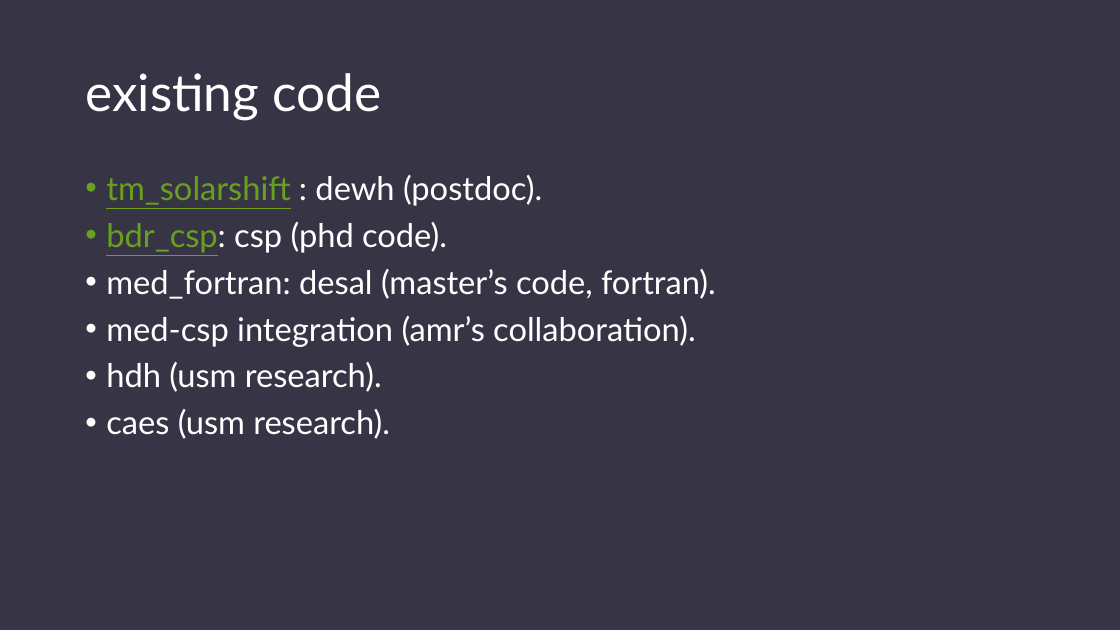
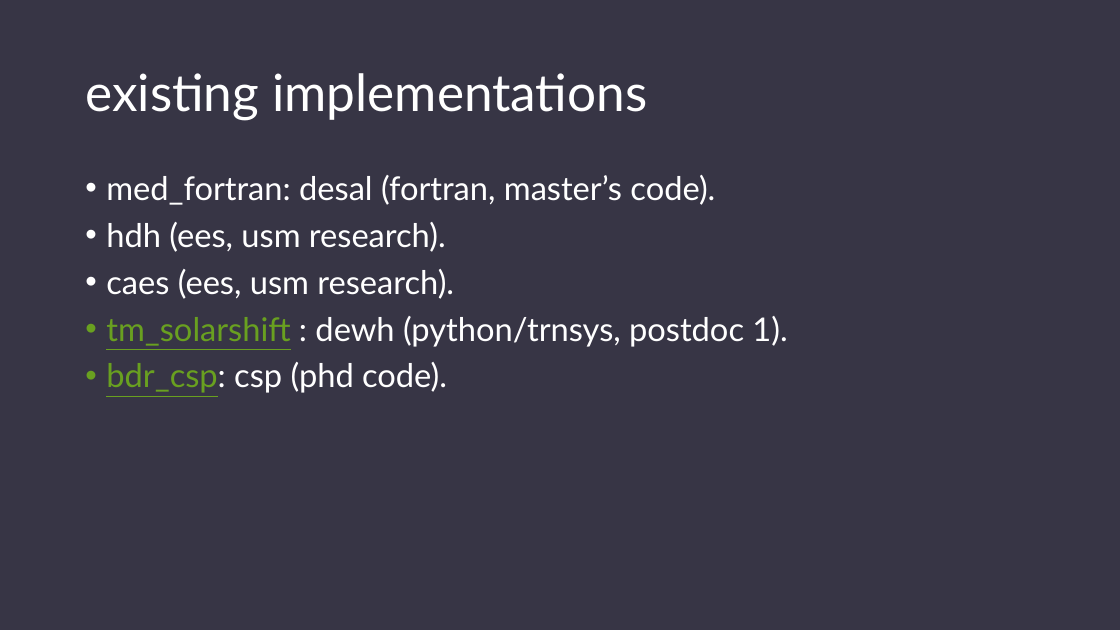
Before and after one commit to DavidSaldivia/antupy, a slide deck: slide 9 of tuts/prezzo/antupy.pptx (slide 3 before the commit). Drawn at 1120x630 pixels with LibreOffice and Linux fonts; fonts in the diff are those of the drawing. Boxes give left, top, right and bottom in pixels: in the first picture for what was removed or moved away, otherwise in the second. Text is boxed around its words. In the diff, an @@ line names an element or a change of style, - is before the commit and + after.

```diff
--- a/tuts/prezzo/antupy.pptx
+++ b/tuts/prezzo/antupy.pptx
@@ title at bbox=[85, 73, 647, 120]: text changed @@
-existing code
+existing implementations
@@ text at bbox=[106, 175, 787, 347]: text changed @@
-• tm_solarshift : dewh (postdoc).
+• med_fortran: desal (fortran, master’s code).
+• hdh (ees, usm research).
+• caes (ees, usm research).
+• tm_solarshift : dewh (python/trnsys, postdoc 1).
@@ text at bbox=[106, 269, 716, 439]: paragraphs removed @@
-• med_fortran: desal (master’s code, fortran).
-• med-csp integration (amr’s collaboration).
-• hdh (usm research).
-• caes (usm research).
```
Also in this commit, not shown: 2 other slides changed, 7 slides added, 4 slides removed, 5 other files.
